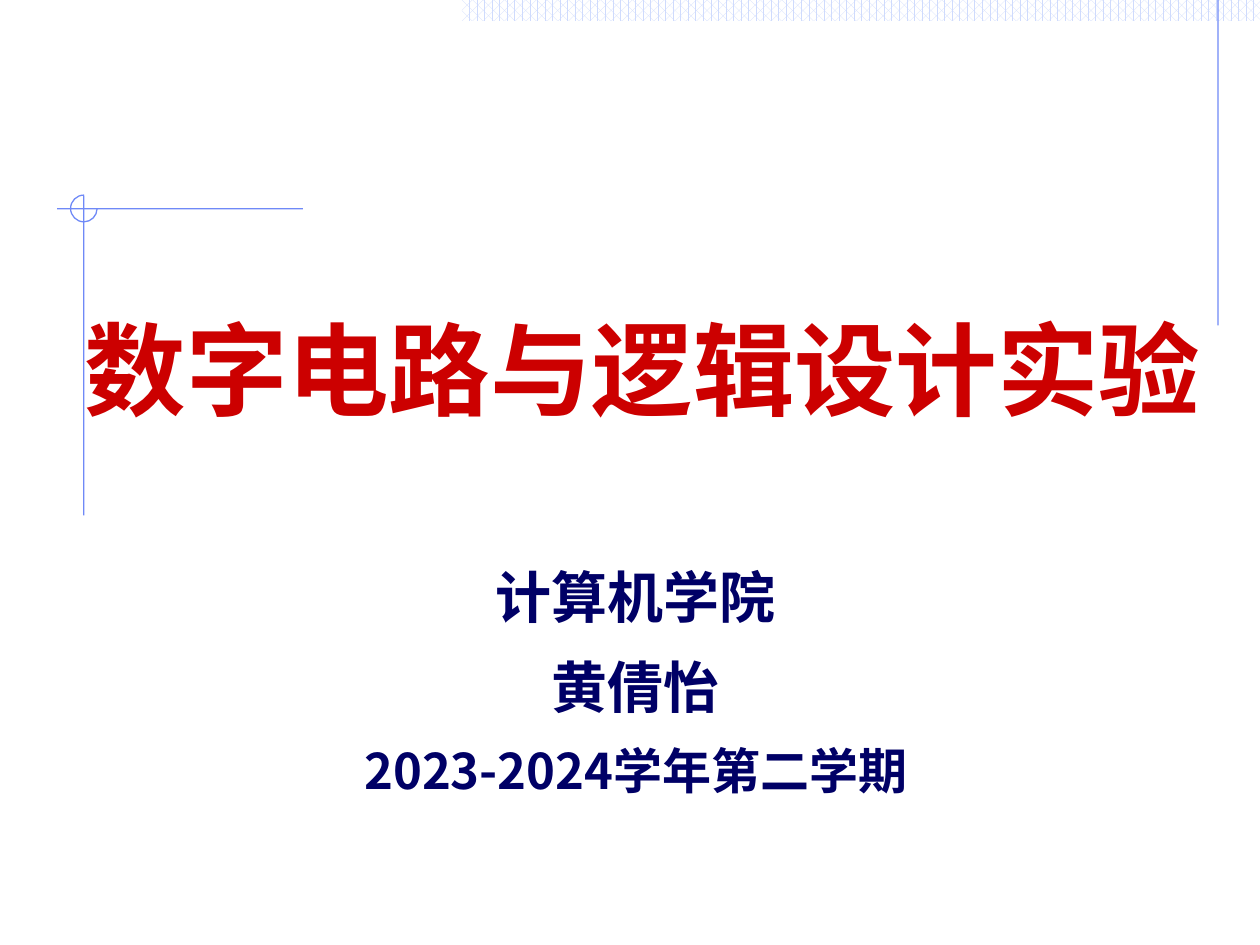
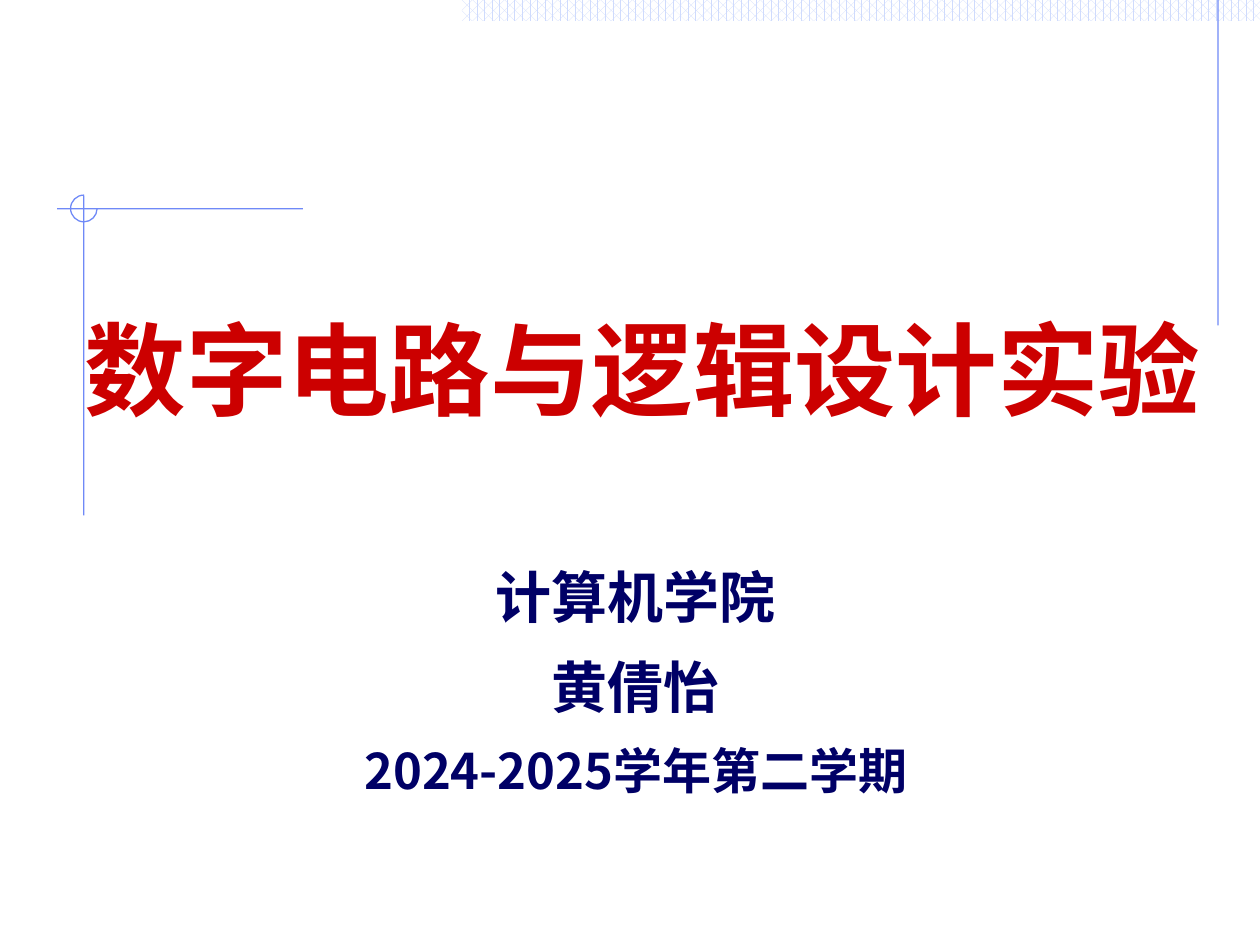
Before and after one commit to huangqy89/dc-2025, a slide deck: slide 1 of static_files/laboratory/第八周：组合逻辑电路分析与设计 (实验4）.pptx. Drawn at 1260x945 pixels with LibreOffice and Linux fonts; fonts in the diff are those of the drawing. Boxes give left, top, right and bottom in pixels: in the first picture for what was removed or moved away, otherwise in the second. Text is boxed around its words. In the diff, an @@ line names an element or a change of style, - is before the commit and + after.

```diff
--- a/static_files/laboratory/第八周：组合逻辑电路分析与设计 (实验4）.pptx
+++ b/static_files/laboratory/第八周：组合逻辑电路分析与设计 (实验4）.pptx
@@ text at (x1=364, y1=747, x2=907, y2=794): text changed @@
-2023-2024学年第二学期
+2024-2025学年第二学期
```
Also in this commit, not shown: 7 other files.
